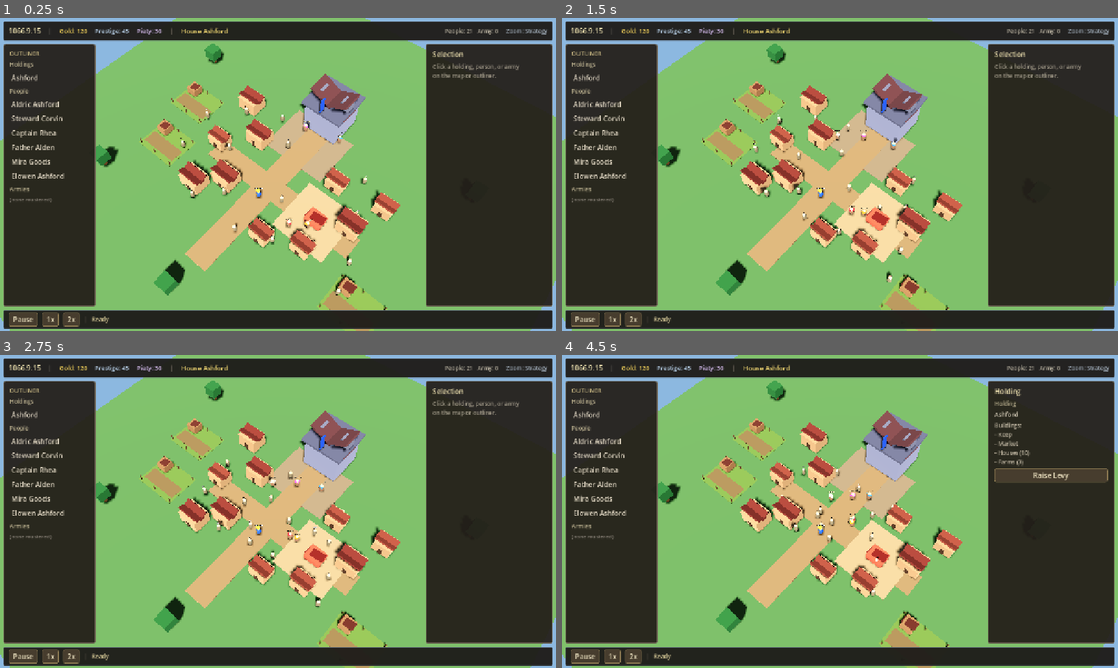
Above: before the commit, frames 1-4 (two rows, left to right).
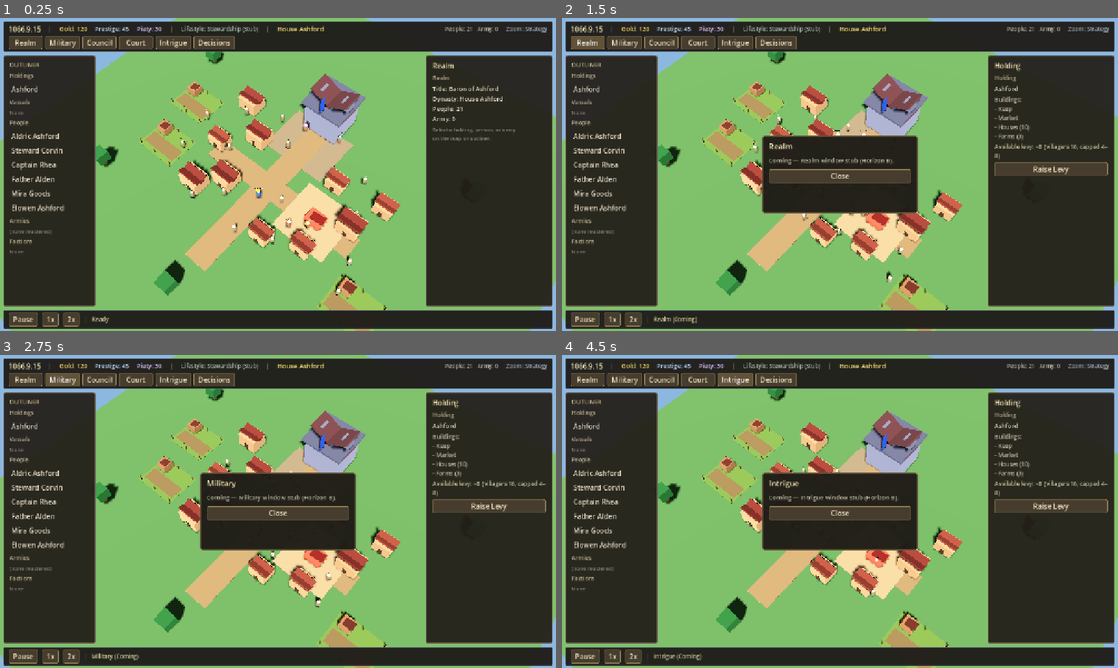
Above: after the commit, the same moments.

Repository: lpoyoll/Realm-of-Kings
Game: Godot game, scene res://scenes/main.tscn
The game is run twice, just before and just after one commit, with the same random seed, the same clock (stepped at 60 frames per second) and the same inputs.
Inputs (mouse positions are in pixels of both pictures, inside the frame that each line leads up to):
- Up to frame 1 (0.25 s): no input
- Up to frame 2 (1.5 s): click "Ashford" at 0.5 s; click (589, 43) at 1.25 s, where only the run after the commit has a clickable "Realm"
- Up to frame 3 (2.75 s): click (61, 380) at 2 s, where only the run after the commit has a clickable "Military"
- Up to frame 4 (4.5 s): click (662, 380) at 2.75 s, where only the run after the commit has a clickable "Council"; click (695, 380) at 3.5 s, where only the run after the commit has a clickable "Court"; click (734, 380) at 4.25 s, where only the run after the commit has a clickable "Intrigue"

The runs differ from the first frame. In frame 1, 7.2% of the frame differs, in the area x 0-100%, y 2-76%; in frame 2, 15%; in frame 3, 15%; in frame 4, 16%, in the area x 0-100%, y 2-98%.

Commit message:
Deepen CK3 UI shell: icon stubs, realm dossier, richer panels.
Horizon A: top icon row modals, Vassals/Factions outliner stubs,
realm summary on empty selection, character traits/skills, holding
levy estimate with disabled Raise Levy reasons, lifestyle stub.

Diff:
--- a/scripts/ui/ck3_shell.gd
+++ b/scripts/ui/ck3_shell.gd
@@ -24,9 +24,12 @@
 var _holdings_box: VBoxContainer
 var _people_box: VBoxContainer
 var _armies_box: VBoxContainer
+var _vassals_box: VBoxContainer
+var _factions_box: VBoxContainer
 var _side_title: Label
 var _side_body: Label
 var _side_extra: Label
+var _holding_levy_label: Label
 var _raise_btn: Button
 var _goto_btn: Button
 var _move_hint: Label
@@ -34,6 +37,7 @@
 var _gold_label: Label
 var _prestige_label: Label
 var _piety_label: Label
+var _lifestyle_label: Label
 var _dynasty_label: Label
 var _alert_label: Label
 var _counts_label: Label
@@ -47,18 +51,28 @@
 var _btn_style: StyleBoxFlat
 var _row_style: StyleBoxFlat
 var _row_selected_style: StyleBoxFlat
+var _modal_style: StyleBoxFlat
 
 var _holding_panel: VBoxContainer
 var _character_panel: VBoxContainer
 var _army_panel: VBoxContainer
-var _empty_panel: VBoxContainer
+var _realm_panel: VBoxContainer
+var _realm_body: Label
 var _char_body: Label
+var _char_traits: Label
+var _char_skills: Label
+var _char_dynasty: Label
 var _army_body: Label
+
+var _stub_modal: PanelContainer
+var _stub_modal_title: Label
+var _stub_modal_body: Label
 
 func _ready() -> void:
 	_build_styles()
 	_build_ui()
 	_show_panel(SelKind.NONE)
+	_populate_realm()
 	set_status("Ready")
 
 func bind(camera: Node3D, army_node: Node3D, muster_node: Node, settlement_node: Node3D = null) -> void:
@@ -67,6 +81,7 @@
 	muster = muster_node
 	settlement = settlement_node
 	_refresh_outliner()
+	_populate_realm()
 
 func set_status(text: String) -> void:
 	if _alert_label:
@@ -75,6 +90,7 @@
 func clear_selection() -> void:
 	selected = null
 	sel_kind = SelKind.NONE
+	_populate_realm()
 	_show_panel(SelKind.NONE)
 	_refresh_outliner()
 
@@ -114,10 +130,13 @@
 		_last_army_count = army_n
 		_last_people_count = people_n
 		_refresh_outliner()
+		if sel_kind == SelKind.NONE:
+			_populate_realm()
 	if sel_kind == SelKind.ARMY:
 		_populate_army(army if army else selected)
 	elif sel_kind == SelKind.HOLDING:
 		_update_raise_enabled()
+		_update_holding_levy_line()
 
 func _build_styles() -> void:
 	_panel_style = StyleBoxFlat.new()
@@ -161,6 +180,16 @@
 	_row_selected_style.set_corner_radius_all(2)
 	_row_selected_style.set_content_margin_all(4)
 
+	_modal_style = StyleBoxFlat.new()
+	_modal_style.bg_color = Color(0.12, 0.11, 0.09, 0.97)
+	_modal_style.border_color = Color(0.55, 0.48, 0.32, 1.0)
+	_modal_style.set_border_width_all(2)
+	_modal_style.set_corner_radius_all(6)
+	_modal_style.content_margin_left = 16
+	_modal_style.content_margin_right = 16
+	_modal_style.content_margin_top = 12
+	_modal_style.content_margin_bottom = 12
+
 func _style_panel(p: PanelContainer, bar: bool = false) -> void:
 	p.add_theme_stylebox_override("panel", _bar_style if bar else _panel_style)
 	p.mouse_filter = Control.MOUSE_FILTER_STOP
@@ -196,6 +225,7 @@
 	_build_outliner()
 	_build_side_panel()
 	_build_bottom_bar()
+	_build_stub_modal()
 
 func _build_top_bar() -> void:
 	var top := PanelContainer.new()
@@ -205,12 +235,16 @@
 	top.offset_left = 8
 	top.offset_top = 8
 	top.offset_right = -8
-	top.offset_bottom = 52
+	top.offset_bottom = 78
 	_root.add_child(top)
+
+	var col := VBoxContainer.new()
+	col.add_theme_constant_override("separation", 4)
+	top.add_child(col)
 
 	var row := HBoxContainer.new()
 	row.add_theme_constant_override("separation", 18)
-	top.add_child(row)
+	col.add_child(row)
 
 	_date_label = _label("1066.9.15", 16, Color(0.95, 0.90, 0.70))
 	row.add_child(_date_label)
@@ -224,6 +258,10 @@
 	row.add_child(_piety_label)
 
 	row.add_child(_sep())
+	_lifestyle_label = _label("Lifestyle: Stewardship (stub)", 13, Color(0.70, 0.78, 0.72))
+	row.add_child(_lifestyle_label)
+
+	row.add_child(_sep())
 	_dynasty_label = _label("Dynasty", 15, Color(0.95, 0.85, 0.45))
 	row.add_child(_dynasty_label)
 
@@ -236,6 +274,24 @@
 	row.add_child(_counts_label)
 	_zoom_label = _label("Zoom: Strategy", 13, Color(0.65, 0.70, 0.75))
 	row.add_child(_zoom_label)
+
+	var icons := HBoxContainer.new()
+	icons.name = "IconRow"
+	icons.add_theme_constant_override("separation", 6)
+	col.add_child(icons)
+
+	var stub_names: PackedStringArray = PackedStringArray([
+		"Realm", "Military", "Council", "Court", "Intrigue", "Decisions"
+	])
+	for n in stub_names:
+		var b := Button.new()
+		b.text = str(n)
+		b.tooltip_text = "%s — Coming" % str(n)
+		_style_button(b)
+		b.custom_minimum_size = Vector2(78, 0)
+		var title_name: String = str(n)
+		b.pressed.connect(func() -> void: _open_stub_window(title_name))
+		icons.add_child(b)
 
 func _sep() -> Label:
 	return _label("|", 14, Color(0.45, 0.42, 0.38))
@@ -246,7 +302,7 @@
 	_style_panel(_outliner)
 	_outliner.set_anchors_preset(Control.PRESET_LEFT_WIDE)
 	_outliner.offset_left = 8
-	_outliner.offset_top = 60
+	_outliner.offset_top = 86
 	_outliner.offset_right = 220
 	_outliner.offset_bottom = -56
 	_root.add_child(_outliner)
@@ -275,6 +331,12 @@
 	_holdings_box.add_theme_constant_override("separation", 2)
 	vbox.add_child(_holdings_box)
 
+	vbox.add_child(_section_header("Vassals"))
+	_vassals_box = VBoxContainer.new()
+	_vassals_box.add_theme_constant_override("separation", 2)
+	vbox.add_child(_vassals_box)
+	_vassals_box.add_child(_label("None", 12, Color(0.55, 0.52, 0.48)))
+
 	vbox.add_child(_section_header("People"))
 	_people_box = VBoxContainer.new()
 	_people_box.add_theme_constant_override("separation", 2)
@@ -284,6 +346,12 @@
 	_armies_box = VBoxContainer.new()
 	_armies_box.add_theme_constant_override("separation", 2)
 	vbox.add_child(_armies_box)
+
+	vbox.add_child(_section_header("Factions"))
+	_factions_box = VBoxContainer.new()
+	_factions_box.add_theme_constant_override("separation", 2)
+	vbox.add_child(_factions_box)
+	_factions_box.add_child(_label("None", 12, Color(0.55, 0.52, 0.48)))
 
 func _build_side_panel() -> void:
 	_side = PanelContainer.new()
@@ -291,7 +359,7 @@
 	_style_panel(_side)
 	_side.set_anchors_preset(Control.PRESET_RIGHT_WIDE)
 	_side.offset_left = -300
-	_side.offset_top = 60
+	_side.offset_top = 86
 	_side.offset_right = -8
 	_side.offset_bottom = -56
 	_root.add_child(_side)
@@ -307,8 +375,18 @@
 	stack.add_theme_constant_override("separation", 8)
 	margin.add_child(stack)
 
-	_side_title = _label("Selection", 16, Color(0.95, 0.90, 0.70))
+	_side_title = _label("Realm", 16, Color(0.95, 0.90, 0.70))
 	stack.add_child(_side_title)
+
+	# Realm (no selection)
+	_realm_panel = VBoxContainer.new()
+	_realm_panel.add_theme_constant_override("separation", 6)
+	stack.add_child(_realm_panel)
+	_realm_panel.add_child(_section_header("Realm"))
+	_realm_body = _label("", 14)
+	_realm_body.autowrap_mode = TextServer.AUTOWRAP_WORD_SMART
+	_realm_panel.add_child(_realm_body)
+	_realm_panel.add_child(_label("Select a holding, person, or army\non the map or outliner.", 12, Color(0.60, 0.58, 0.52)))
 
 	# Holding
 	_holding_panel = VBoxContainer.new()
@@ -321,6 +399,9 @@
 	_side_extra = _label("Buildings:\n- Keep\n- Market\n- Houses\n- Farms", 13, Color(0.78, 0.74, 0.66))
 	_side_extra.autowrap_mode = TextServer.AUTOWRAP_WORD_SMART
 	_holding_panel.add_child(_side_extra)
+	_holding_levy_label = _label("Available levy: —", 13, Color(0.80, 0.78, 0.62))
+	_holding_levy_label.autowrap_mode = TextServer.AUTOWRAP_WORD_SMART
+	_holding_panel.add_child(_holding_levy_label)
 	_raise_btn = Button.new()
 	_raise_btn.text = "Raise Levy"
 	_style_button(_raise_btn)
@@ -336,6 +417,15 @@
 	_char_body.name = "CharBody"
 	_char_body.autowrap_mode = TextServer.AUTOWRAP_WORD_SMART
 	_character_panel.add_child(_char_body)
+	_char_dynasty = _label("", 13, Color(0.95, 0.85, 0.45))
+	_char_dynasty.autowrap_mode = TextServer.AUTOWRAP_WORD_SMART
+	_character_panel.add_child(_char_dynasty)
+	_char_traits = _label("Traits: Ambitious, Brave", 13, Color(0.78, 0.74, 0.66))
+	_char_traits.autowrap_mode = TextServer.AUTOWRAP_WORD_SMART
+	_character_panel.add_child(_char_traits)
+	_char_skills = _label("Skills: Diplomacy 8 · Martial 7 · Stewardship 6 · Intrigue 5 · Learning 7", 12, Color(0.72, 0.78, 0.82))
+	_char_skills.autowrap_mode = TextServer.AUTOWRAP_WORD_SMART
+	_character_panel.add_child(_char_skills)
 	_goto_btn = Button.new()
 	_goto_btn.text = "Go to"
 	_style_button(_goto_btn)
@@ -355,10 +445,46 @@
 	_move_hint.autowrap_mode = TextServer.AUTOWRAP_WORD_SMART
 	_army_panel.add_child(_move_hint)
 
-	# Empty
-	_empty_panel = VBoxContainer.new()
-	stack.add_child(_empty_panel)
-	_empty_panel.add_child(_label("Click a holding, person, or army\non the map or outliner.", 13, Color(0.65, 0.62, 0.55)))
+func _build_stub_modal() -> void:
+	_stub_modal = PanelContainer.new()
+	_stub_modal.name = "StubModal"
+	_stub_modal.add_theme_stylebox_override("panel", _modal_style)
+	_stub_modal.mouse_filter = Control.MOUSE_FILTER_STOP
+	_stub_modal.visible = false
+	_stub_modal.set_anchors_preset(Control.PRESET_CENTER)
+	_stub_modal.offset_left = -180
+	_stub_modal.offset_top = -90
+	_stub_modal.offset_right = 180
+	_stub_modal.offset_bottom = 90
+	_root.add_child(_stub_modal)
+
+	var v := VBoxContainer.new()
+	v.add_theme_constant_override("separation", 10)
+	_stub_modal.add_child(v)
+
+	_stub_modal_title = _label("Window", 18, Color(0.95, 0.90, 0.70))
+	v.add_child(_stub_modal_title)
+	_stub_modal_body = _label("Coming", 14, Color(0.78, 0.74, 0.66))
+	_stub_modal_body.autowrap_mode = TextServer.AUTOWRAP_WORD_SMART
+	v.add_child(_stub_modal_body)
+
+	var close_btn := Button.new()
+	close_btn.text = "Close"
+	_style_button(close_btn)
+	close_btn.pressed.connect(_close_stub_window)
+	v.add_child(close_btn)
+
+func _open_stub_window(title_text: String) -> void:
+	if _stub_modal == null:
+		return
+	_stub_modal_title.text = title_text
+	_stub_modal_body.text = "Coming — %s window stub (Horizon B)." % title_text
+	_stub_modal.visible = true
+	set_status("%s (Coming)" % title_text)
+
+func _close_stub_window() -> void:
+	if _stub_modal:
+		_stub_modal.visible = false
 
 func _build_bottom_bar() -> void:
 	var bottom := PanelContainer.new()
@@ -403,7 +529,7 @@
 	_holding_panel.visible = kind == SelKind.HOLDING
 	_character_panel.visible = kind == SelKind.CHARACTER
 	_army_panel.visible = kind == SelKind.ARMY
-	_empty_panel.visible = kind == SelKind.NONE
+	_realm_panel.visible = kind == SelKind.NONE
 	match kind:
 		SelKind.HOLDING:
 			_side_title.text = "Holding"
@@ -412,7 +538,28 @@
 		SelKind.ARMY:
 			_side_title.text = "Army"
 		_:
-			_side_title.text = "Selection"
+			_side_title.text = "Realm"
+
+func _populate_realm() -> void:
+	if _realm_body == null:
+		return
+	var title_name := "Baron of Ashford"
+	var dynasty_name := "Ashford"
+	var people_n := 0
+	var army_n := 0
+	if is_instance_valid(GameData):
+		if GameData.title:
+			title_name = str(GameData.title.name)
+		if GameData.dynasty:
+			dynasty_name = str(GameData.dynasty.name)
+		people_n = GameData.count_people()
+		army_n = GameData.count_army()
+	var lines: PackedStringArray = PackedStringArray()
+	lines.append("Title: %s" % title_name)
+	lines.append("Dynasty: House %s" % dynasty_name)
+	lines.append("People: %d" % people_n)
+	lines.append("Army: %d" % army_n)
+	_realm_body.text = "\n".join(lines)
 
 func _populate_holding(node: Node) -> void:
 	var data: Dictionary = {}
@@ -425,31 +572,114 @@
 	for b in buildings:
 		lines.append("- %s" % str(b))
 	_side_extra.text = "\n".join(lines)
+	_update_holding_levy_line()
 	_update_raise_enabled()
+
+func _levy_limits() -> Vector2i:
+	var min_l := 4
+	var max_l := 8
+	if muster:
+		if "min_levy" in muster:
+			min_l = int(muster.min_levy)
+		if "max_levy" in muster:
+			max_l = int(muster.max_levy)
+	return Vector2i(min_l, max_l)
+
+func _available_levy_estimate() -> int:
+	var limits: Vector2i = _levy_limits()
+	var max_l: int = limits.y
+	var villagers := 0
+	if is_instance_valid(GameData):
+		villagers = GameData.count_villagers()
+	else:
+		villagers = get_tree().get_nodes_in_group("villagers").size()
+	var army_n := 0
+	if army and army.has_method("get_count"):
+		army_n = army.get_count()
+	var room: int = maxi(max_l - army_n, 0)
+	return clampi(mini(villagers, room), 0, max_l)
+
+func _update_holding_levy_line() -> void:
+	if _holding_levy_label == null:
+		return
+	var limits: Vector2i = _levy_limits()
+	var available: int = _available_levy_estimate()
+	var villagers := 0
+	if is_instance_valid(GameData):
+		villagers = GameData.count_villagers()
+	_holding_levy_label.text = "Available levy: ~%d  (villagers %d, capped %d–%d)" % [
+		available, villagers, limits.x, limits.y
+	]
 
 func _update_raise_enabled() -> void:
 	if _raise_btn == null:
 		return
-	var can := false
+	var can: bool = false
 	if muster and muster.has_method("can_muster"):
 		can = muster.can_muster()
 	_raise_btn.disabled = not can
 	if can:
 		_raise_btn.text = "Raise Levy"
+		_raise_btn.tooltip_text = "Muster villagers into a levy"
+		return
+	var villagers := 0
+	if is_instance_valid(GameData):
+		villagers = GameData.count_villagers()
 	else:
-		_raise_btn.text = "Raise Levy (unavailable)"
+		villagers = get_tree().get_nodes_in_group("villagers").size()
+	var army_n := 0
+	if army and army.has_method("get_count"):
+		army_n = army.get_count()
+	var limits: Vector2i = _levy_limits()
+	var reason := "unavailable"
+	if villagers <= 0:
+		reason = "No villagers left"
+	elif army_n >= limits.y:
+		reason = "Levy already mustered"
+	elif army_n > 0:
+		reason = "Levy already mustered"
+	_raise_btn.text = "Raise Levy — %s" % reason
+	_raise_btn.tooltip_text = reason
 
 func _populate_character(node: Node) -> void:
 	var data: Dictionary = {}
 	if node and node.has_method("get_inspect_data"):
 		data = node.get_inspect_data()
+	var is_ruler: bool = false
+	if node and node.is_in_group("ruler"):
+		is_ruler = true
+	elif str(data.get("kind", "")) == "ruler":
+		is_ruler = true
+	elif str(data.get("role", "")).to_lower().find("baron") >= 0:
+		is_ruler = true
+
 	if _char_body:
-		var lines: PackedStringArray = []
+		var lines: PackedStringArray = PackedStringArray()
 		lines.append(str(data.get("name", "Unknown")))
 		lines.append("Role: %s" % str(data.get("role", "-")))
 		if data.has("opinion"):
 			lines.append("Opinion: %s" % str(data.get("opinion")))
 		_char_body.text = "\n".join(lines)
+
+	if _char_dynasty:
+		if is_ruler and is_instance_valid(GameData):
+			_char_dynasty.visible = true
+			_char_dynasty.text = "Dynasty: House %s" % GameData.dynasty_chip()
+		else:
+			_char_dynasty.visible = false
+			_char_dynasty.text = ""
+
+	if _char_traits:
+		if is_ruler:
+			_char_traits.text = "Traits: Ambitious, Brave, Just"
+		else:
+			_char_traits.text = "Traits: Ambitious, Brave"
+
+	if _char_skills:
+		if is_ruler:
+			_char_skills.text = "Skills: Diplomacy 8 · Martial 7 · Stewardship 9 · Intrigue 5 · Learning 6"
+		else:
+			_char_skills.text = "Skills: Diplomacy 8 · Martial 7 · Stewardship 6 · Intrigue 5 · Learning 7"
 
 func _populate_army(node: Node) -> void:
 	var count := 0
@@ -487,6 +717,8 @@
 		_prestige_label.text = "Prestige: %d" % GameData.prestige
 	if _piety_label:
 		_piety_label.text = "Piety: %d" % GameData.piety
+	if _lifestyle_label:
+		_lifestyle_label.text = "Lifestyle: Stewardship (stub)"
 	if _dynasty_label:
 		_dynasty_label.text = "House %s" % GameData.dynasty_chip()
 
@@ -499,7 +731,7 @@
 func _maybe_dim_outliner() -> void:
 	if _outliner == null or camera_rig == null:
 		return
-	var street := false
+	var street: bool = false
 	if camera_rig.has_method("get_zoom_label"):
 		street = camera_rig.get_zoom_label() == "Street"
 	_outliner.modulate = Color(1, 1, 1, 0.45) if street else Color(1, 1, 1, 1)
Not shown, changed: design/CK3_UI_TARGET.md
